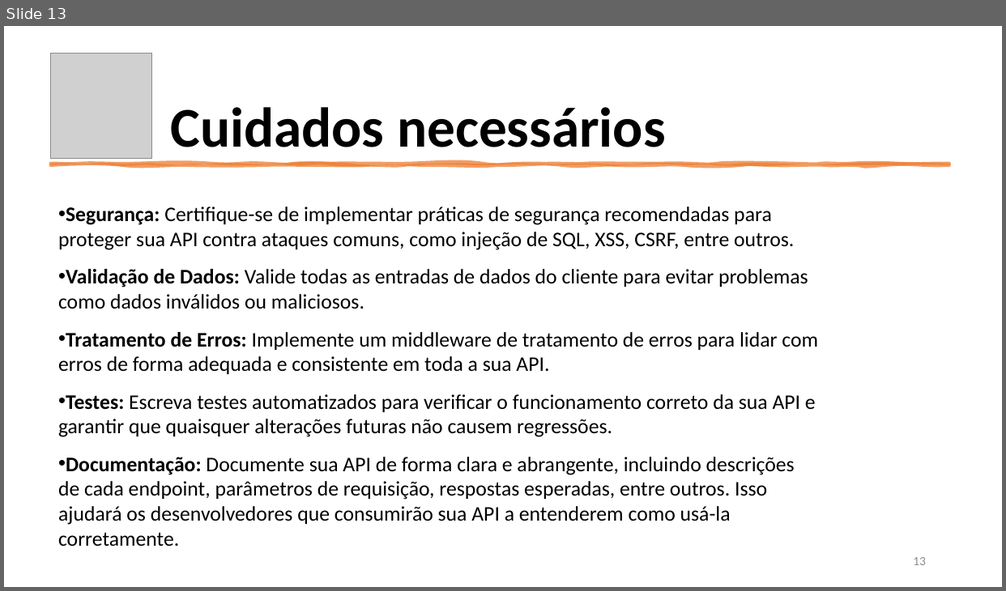
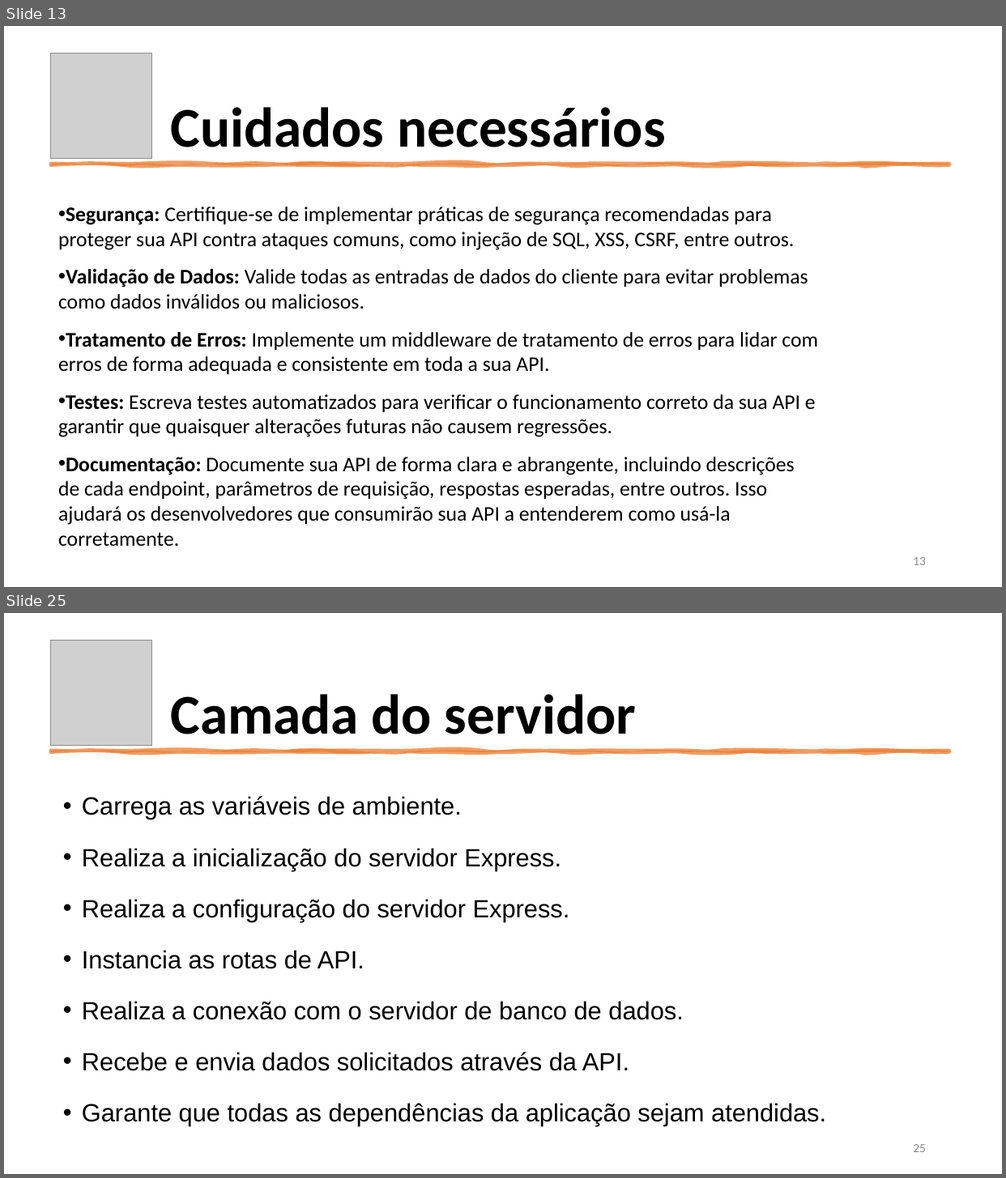
Before and after one commit to aclaytonbr/cursos, a slide deck: API/aulas/parte2/aula9/introducao_express.pptx. Shown one above the other, each under a label of ours: slide 13 before the commit, slides 13 and 25 after it; the slides between them are not shown. The pictures are 1006x591 and 1006x1178 pixels, drawn with LibreOffice and Linux fonts; fonts in the diff are those of the drawing; grey boxes stand for pictures. Boxes give left, top, right and bottom in pixels: in the first picture for what was removed or moved away, otherwise in the second. Text is boxed around its words. In the diff, an @@ line names an element or a change of style, - is before the commit and + after.

```diff
--- a/API/aulas/parte2/aula9/introducao_express.pptx
+++ b/API/aulas/parte2/aula9/introducao_express.pptx
@@ slide 25 added at [4,613,1002,1174], background #FFFFFF @@
@@ picture added at [51,640,152,746] @@
@@ title added at [170,694,636,747], 54 pt, text #000000, bold @@
+Camada do servidor
@@ freeform shape added at [51,751,949,752], fill #ED7D31 at 75% opacity, outline #ED7D31 3.5 pt @@
@@ text added at [82,796,826,1127], 24 pt, text #000000 @@
+• Carrega as variáveis de ambiente.
+• Realiza a inicialização do servidor Express.
+• Realiza a configuração do servidor Express.
+• Instancia as rotas de API.
+• Realiza a conexão com o servidor de banco de dados.
+• Recebe e envia dados solicitados através da API.
+• Garante que todas as dependências da aplicação sejam atendidas.
@@ page number added at [913,1144,926,1152], 12 pt, text #8C8C8C @@
+25
```
Also in this commit, not shown: 2 slides changed, 17 other slides added, 19 other files.
